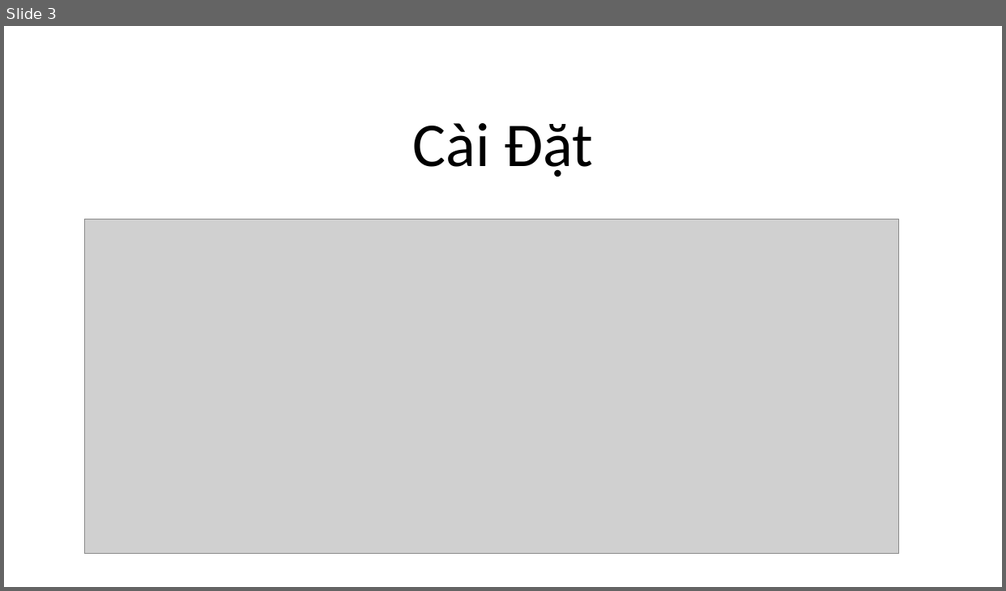
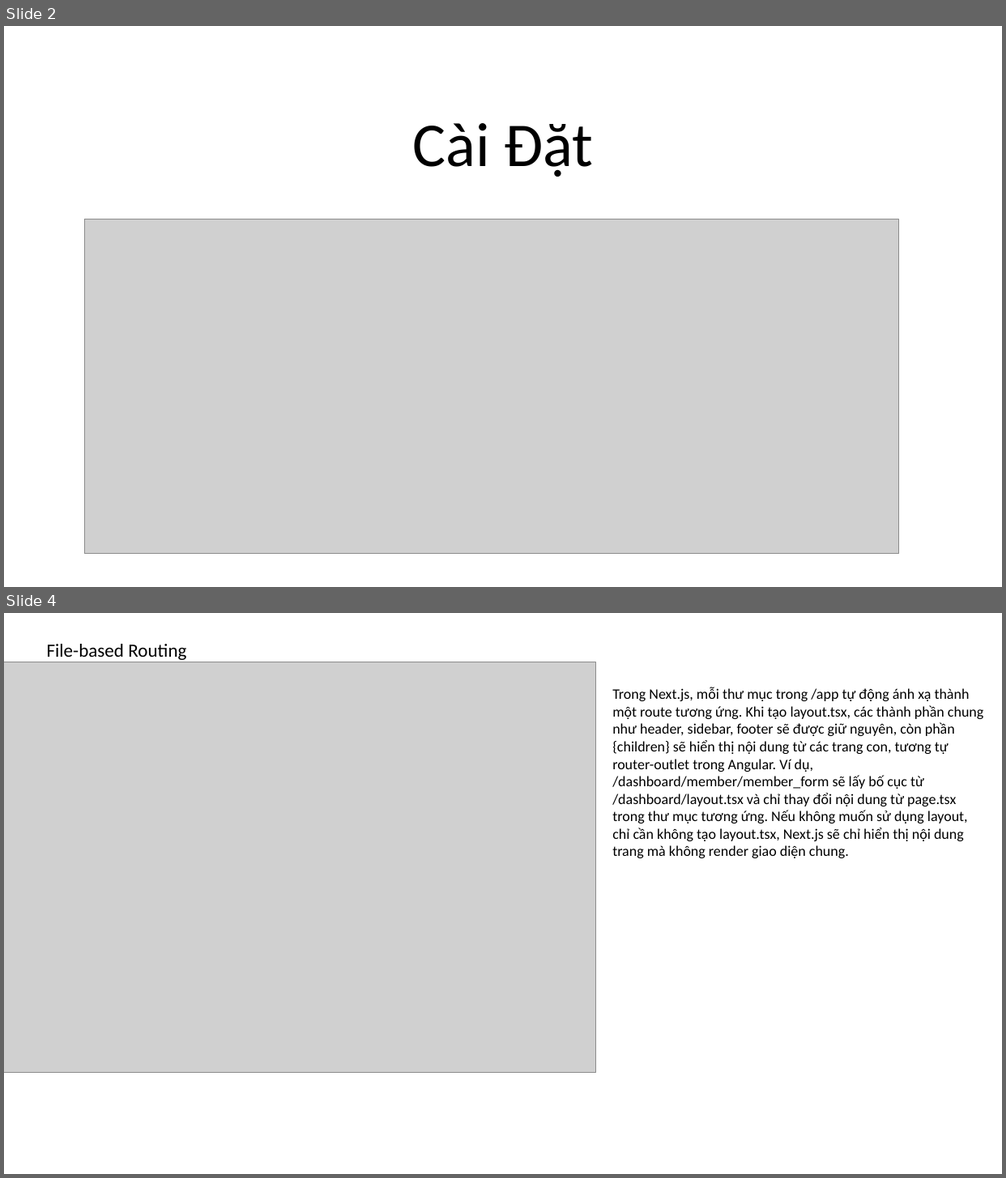
Before and after one commit to petertranhoanglinh/myoffice_demo, a slide deck: dos/React.pptx. Shown one above the other, each under a label of ours: slide 3 before the commit, slides 2 and 4 after it; the slides between them are not shown. The pictures are 1006x591 and 1006x1178 pixels, drawn with LibreOffice and Linux fonts; fonts in the diff are those of the drawing; grey boxes stand for pictures. Boxes give left, top, right and bottom in pixels: in the first picture for what was removed or moved away, otherwise in the second. Text is boxed around its words. In the diff, an @@ line names an element or a change of style, - is before the commit and + after.

```diff
--- a/dos/React.pptx
+++ b/dos/React.pptx
@@ slide 4 added at (4, 613, 1002, 1174), background #FFFFFF @@
@@ title added at (47, 644, 186, 660), 18 pt, text #000000 @@
+File-based Routing
@@ picture added at (4, 662, 596, 1072) @@
@@ text added at (612, 688, 983, 858), 14 pt, text #000000 @@
+Trong Next.js, mỗi thư mục trong /app tự động ánh xạ thành một route tương ứng. Khi tạo layout.tsx, các thành phần chung như header, sidebar, footer sẽ được giữ nguyên, còn phần {children} sẽ hiển thị nội dung từ các trang con, tương tự router-outlet trong Angular. Ví dụ, /dashboard/member/member_form sẽ lấy bố cục từ /dashboard/layout.tsx và chỉ thay đổi nội dung từ page.tsx trong thư mục tương ứng. Nếu không muốn sử dụng layout, chỉ cần không tạo layout.tsx, Next.js sẽ chỉ hiển thị nội dung trang mà không render giao diện chung.
@@ what was slide 3 is now slide 2 @@
```
Also in this commit, not shown: 1 slide changed, 7 other slides added, 14 slides removed, 5 other files.
